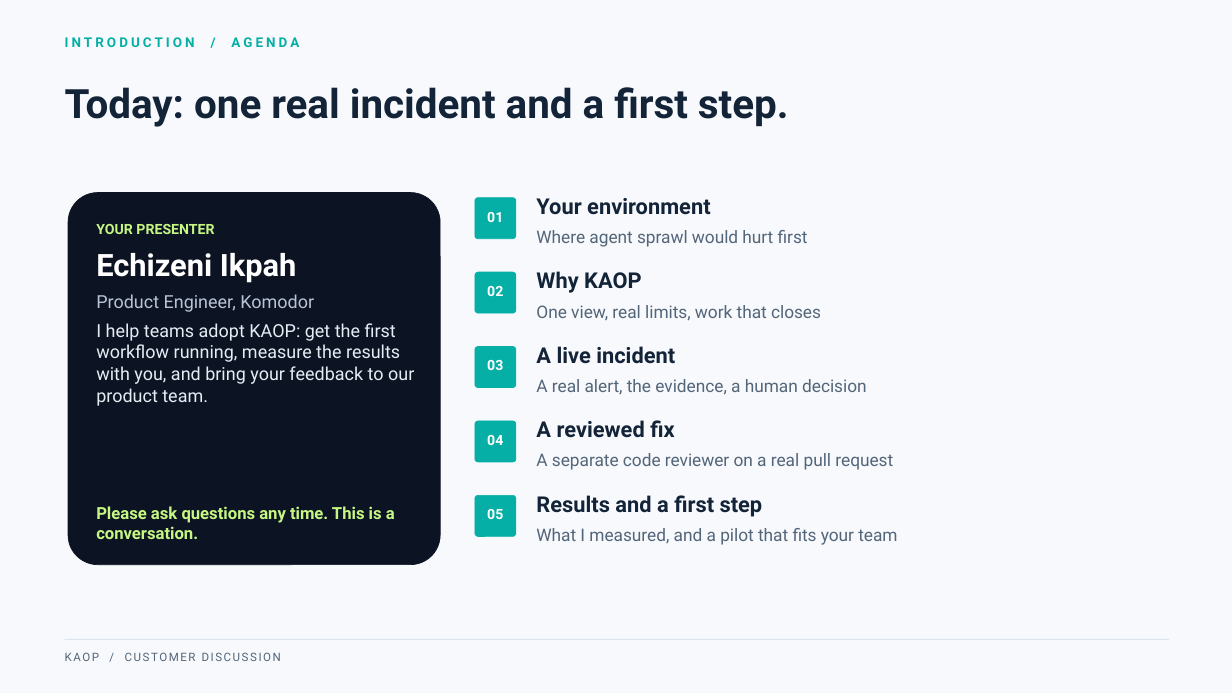
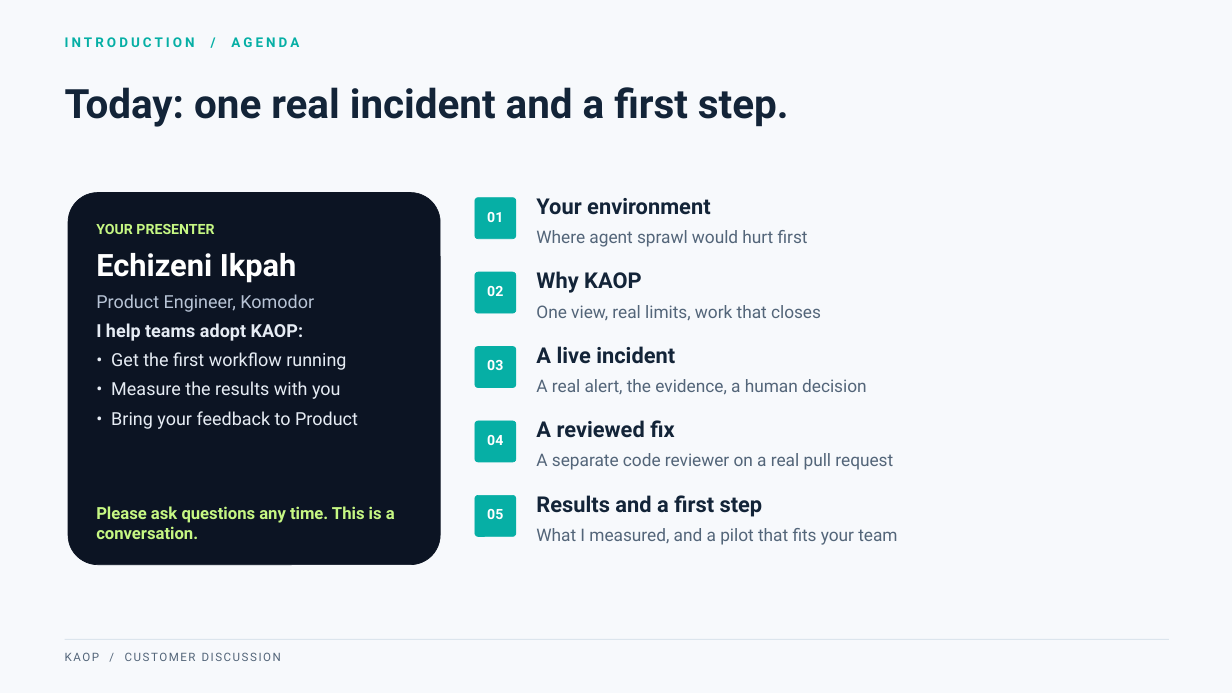
Before and after one commit to chizeni24/komodor-production-lab, a slide deck: slide 2 of docs/presentation/KAOP_Customer_Pitch.pptx. Drawn at 1232x693 pixels with LibreOffice and Linux fonts; fonts in the diff are those of the drawing. Boxes give left, top, right and bottom in pixels: in the first picture for what was removed or moved away, otherwise in the second. Text is boxed around its words. In the diff, an @@ line names an element or a change of style, - is before the commit and + after.

```diff
--- a/docs/presentation/KAOP_Customer_Pitch.pptx
+++ b/docs/presentation/KAOP_Customer_Pitch.pptx
@@ text at (x1=96, y1=323, x2=358, y2=429): text changed @@
-I help teams adopt KAOP: get the first workflow running, measure the results with you, and bring your feedback to our product team.
+I help teams adopt KAOP:
+• Get the first workflow running
+• Measure the results with you
+• Bring your feedback to Product
```
Also in this commit, not shown: 1 other file.
